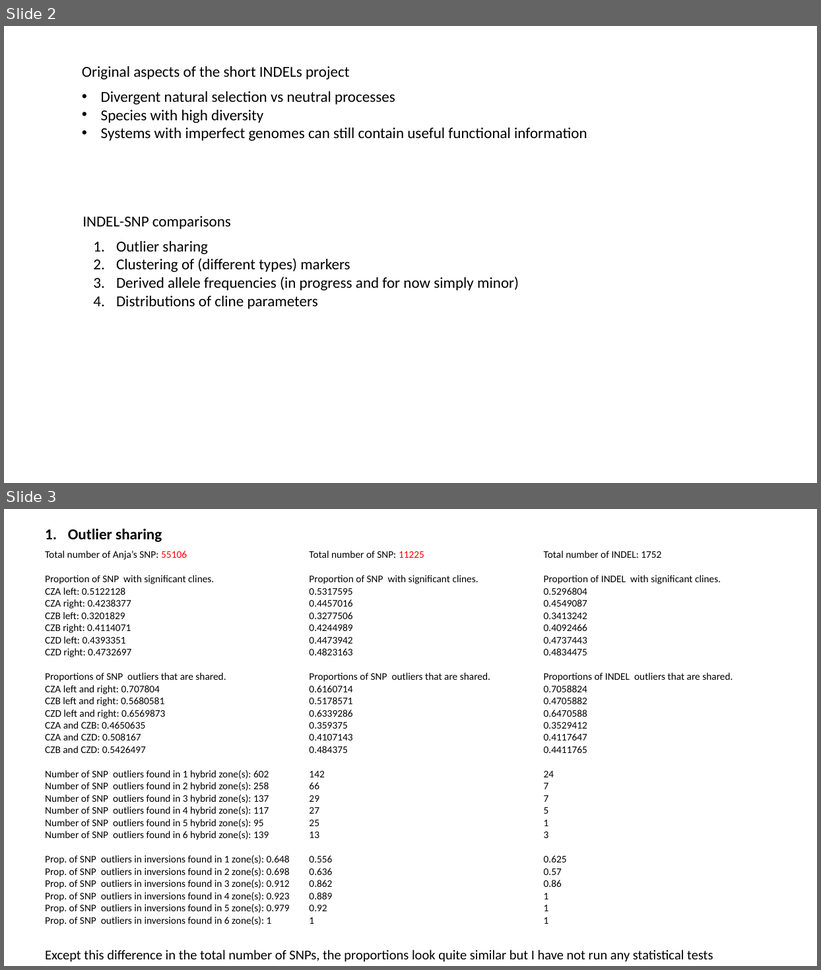
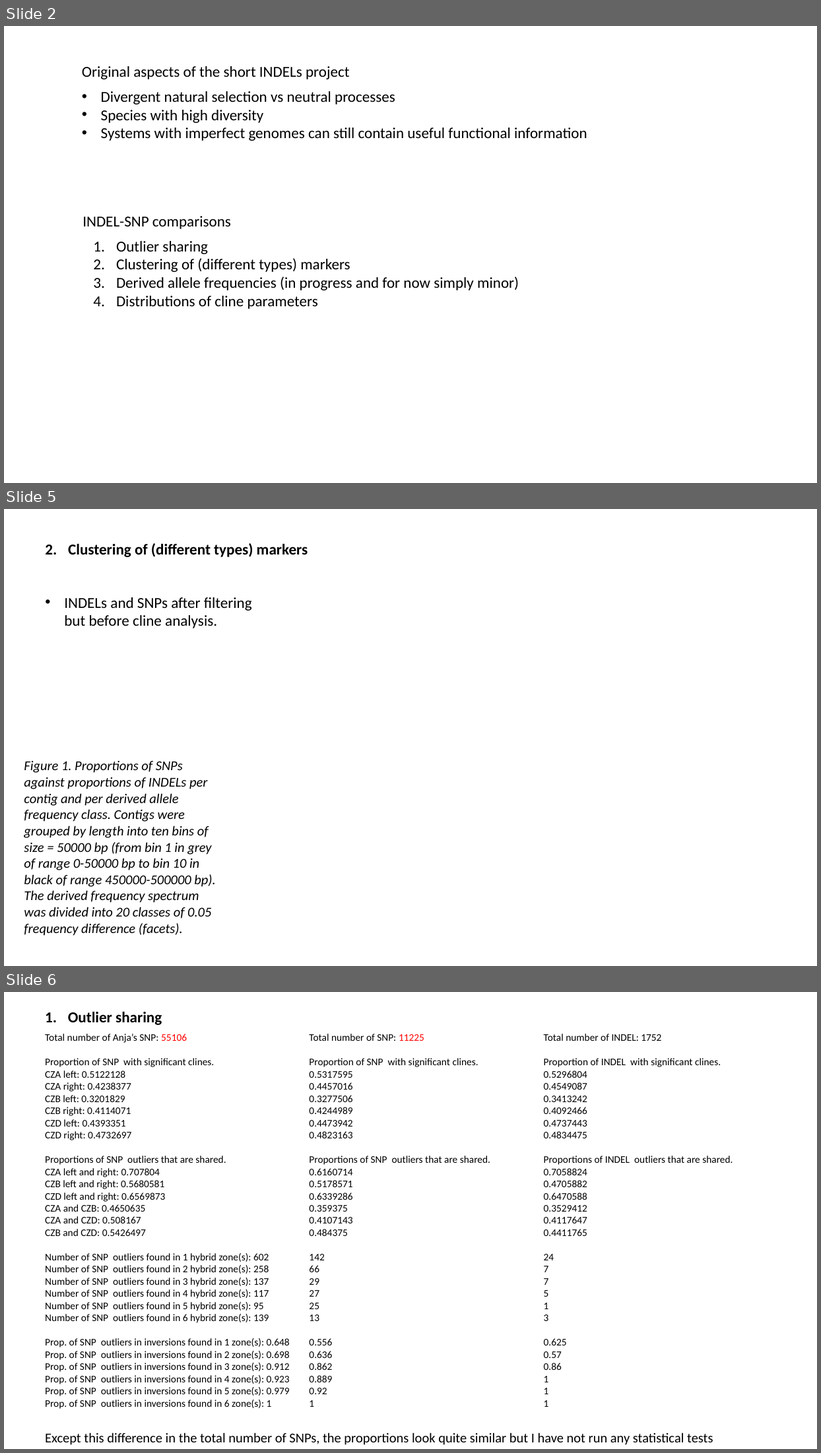
Before and after one commit to sam0per/Littorina_saxatilis_short_variants, a slide deck: short_genetic_variants/docs/short_indels.pptx. Shown one above the other, each under a label of ours: slides 2 and 3 before the commit, slides 2, 5 and 6 after it; the slides between them are not shown. The pictures are 821x970 and 821x1453 pixels, drawn with LibreOffice and Linux fonts; fonts in the diff are those of the drawing. Boxes give left, top, right and bottom in pixels: in the first picture for what was removed or moved away, otherwise in the second. Text is boxed around its words. In the diff, an @@ line names an element or a change of style, - is before the commit and + after.

```diff
--- a/short_genetic_variants/docs/short_indels.pptx
+++ b/short_genetic_variants/docs/short_indels.pptx
@@ slide 5 added at (x1=4, y1=509, x2=817, y2=966), background #FFFFFF @@
@@ text added at (x1=68, y1=543, x2=308, y2=557), 18 pt, text #000000, bold @@
+2. Clustering of (different types) markers
@@ text added at (x1=64, y1=597, x2=252, y2=628), 18 pt, text #000000 @@
+• INDELs and SNPs after filtering but before cline analysis.
@@ text added at (x1=24, y1=761, x2=215, y2=936), 16 pt, text #000000, italic @@
+Figure 1. Proportions of SNPs against proportions of INDELs per contig and per derived allele frequency class. Contigs were grouped by length into ten bins of size = 50000 bp (from bin 1 in grey of range 0-50000 bp to bin 10 in black of range 450000-500000 bp). The derived frequency spectrum was divided into 20 classes of 0.05 frequency difference (facets).
@@ what was slide 3 is now slide 6 @@
```
Also in this commit, not shown: 2 slides changed, 2 other slides added, 4 other files.
